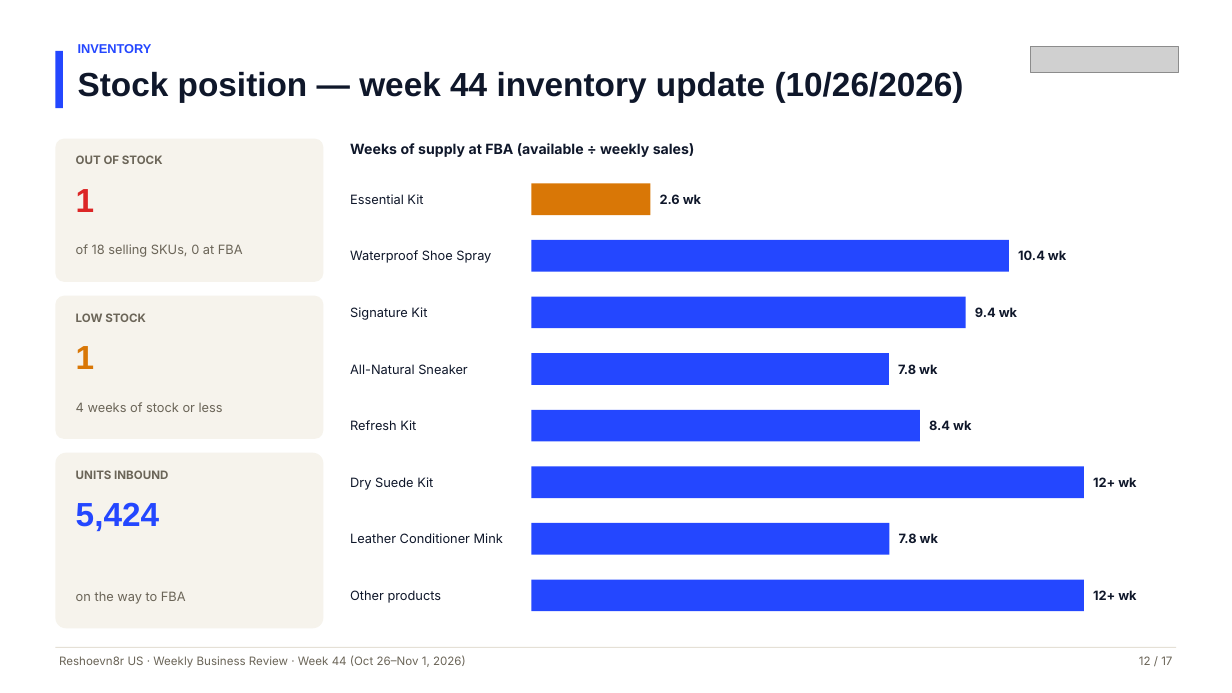
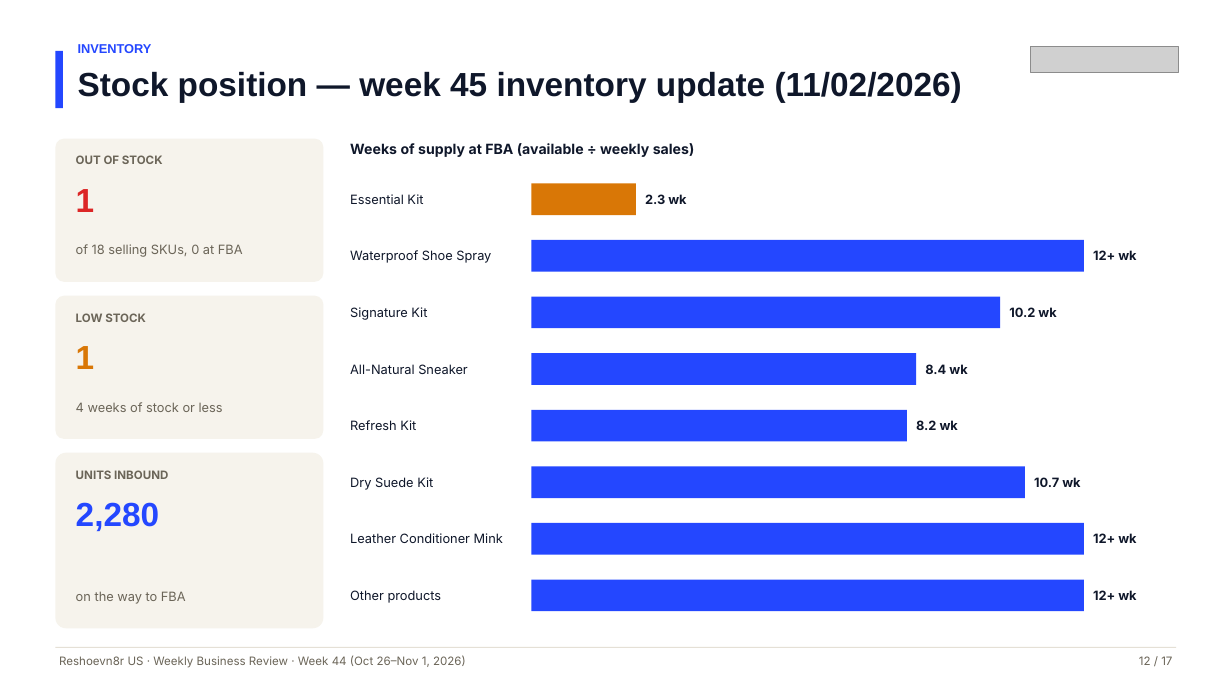
Before and after one commit to RONFSG/flagship-growth-reports, a slide deck: slide 12 of reshoevn8r-us/deck/2026-11-01/Reshoevn8r-US-Weekly-Business-Review-Week-44-2026-11-01.pptx. Drawn at 1232x693 pixels with LibreOffice and Linux fonts; fonts in the diff are those of the drawing; grey boxes stand for pictures. Boxes give left, top, right and bottom in pixels: in the first picture for what was removed or moved away, otherwise in the second. Text is boxed around its words. In the diff, an @@ line names an element or a change of style, - is before the commit and + after.

```diff
--- a/reshoevn8r-us/deck/2026-11-01/Reshoevn8r-US-Weekly-Business-Review-Week-44-2026-11-01.pptx
+++ b/reshoevn8r-us/deck/2026-11-01/Reshoevn8r-US-Weekly-Business-Review-Week-44-2026-11-01.pptx
@@ text at bbox=[78, 71, 962, 102]: text changed @@
-Stock position — week 44 inventory update (10/26/2026)
+Stock position — week 45 inventory update (11/02/2026)
@@ rectangle: place and size @@
-rectangle at bbox=[531, 183, 651, 214]
+rectangle at bbox=[531, 183, 636, 214]
@@ text at bbox=[645, 194, 686, 204]: text changed @@
-2.6 wk
+2.3 wk
@@ rectangle: place and size @@
-rectangle at bbox=[531, 240, 1009, 272]
+rectangle at bbox=[531, 240, 1084, 272]
@@ text at bbox=[1093, 250, 1136, 260]: text changed @@
-10.4 wk
+12+ wk
@@ rectangle: place and size @@
-rectangle at bbox=[531, 297, 966, 328]
+rectangle at bbox=[531, 297, 1000, 328]
@@ text at bbox=[1009, 307, 1056, 317]: text changed @@
-9.4 wk
+10.2 wk
@@ rectangle: place and size @@
-rectangle at bbox=[531, 353, 889, 384]
+rectangle at bbox=[531, 353, 917, 384]
@@ text at bbox=[925, 364, 967, 374]: text changed @@
-7.8 wk
+8.4 wk
@@ rectangle: place and size @@
-rectangle at bbox=[531, 409, 921, 441]
+rectangle at bbox=[531, 409, 908, 441]
@@ text at bbox=[916, 420, 958, 430]: text changed @@
-8.4 wk
+8.2 wk
@@ rectangle: place and size @@
-rectangle at bbox=[531, 467, 1084, 498]
+rectangle at bbox=[531, 467, 1025, 498]
@@ text at bbox=[1034, 477, 1080, 487]: text changed @@
-7.8 wk
+10.7 wk
@@ text at bbox=[76, 502, 159, 531]: text changed @@
-5,424
+2,280
@@ rectangle: place and size @@
-rectangle at bbox=[531, 523, 889, 555]
+rectangle at bbox=[531, 523, 1084, 555]
@@ text "12+ wk": place and size @@
-text "12+ wk" at bbox=[1093, 477, 1136, 487]
+text "12+ wk" at bbox=[1093, 533, 1136, 543]
```
Also in this commit, not shown: 6 other files.
